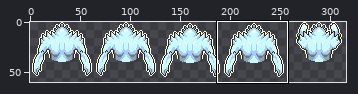
Sprite sheet, stored at resources/titan-ice_upper.png. Above: a wide view before the commit, with the close-up outlined.
Close-up. As it was:
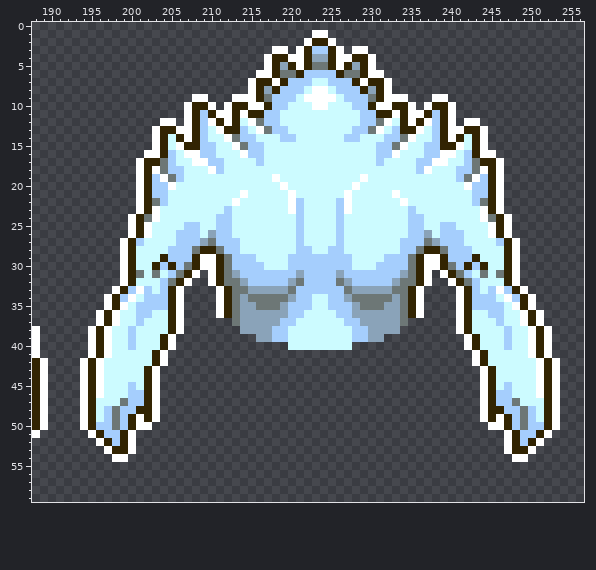
The file is 320x64 pixels. Shown: x 188..256, y 0..59. The wide view leaves out empty margins.
New version:
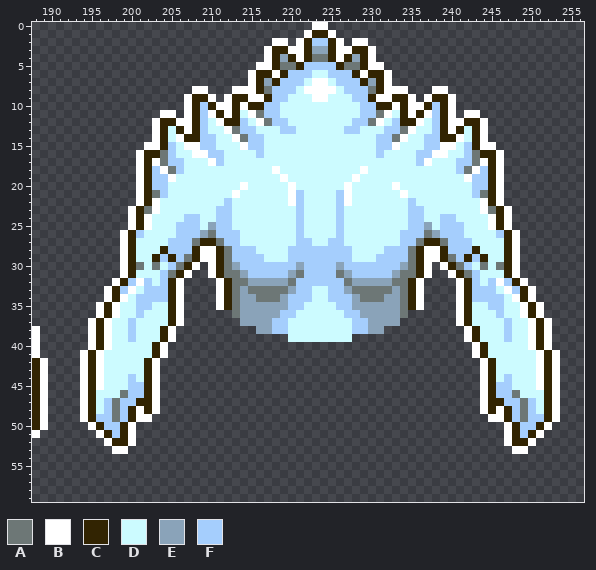
Palette (. is transparent): A #6d7776  B #ffffff  C #322402  D #ccfbff  E #8aa3b9  F #a5cefd
Author's note on the commit: More iterations on Titan animation routines
The edit:
@@ x 188..256 @@
- 0 .....................................................................
- 1 ...................................BB................................
- 2 ..................................BCCB...............................
- 3 ..............................BB.BCFFCB.BB...........................
- 4 .............................BCCBBCEECBBCCB..........................
- 5 .............................BCECBCAACBCECB..........................
- 6 ............................BBCAACFFFFCAACBB.........................
- 7 ...........................BCCBCFFFDDFFFCBCCB........................
- 8 ...........................BCECFFFDBBDFFFCECB........................
- 9 ....................BB...BBBCAFFFDBBBBDFFFACBBB...BB.................
-10 ...................BCCB.BCCBBCFFDDDBBDDDFFCBBCCB.BCCB................
-11 ...................BCFCBBCBCCFFDDDDDDDDDDFFCCBCBBCFCB................
-12 ................BB.BCFBCBCDBAFFDDDDDDDDDDFFABDCBCBFCB.BB.............
-13 ...............BCCBBCFDBCCFDBAFFDDDDDDDDFFABDFCCBDFCBBCCB............
-14 ...............BCDCBCFDDBAFFDDDFFDDDDDDFFDDDFFABDDFCBCDCB............
-15 ...............BCDBCCFFDDBAFFDDDDDDDDDDDDDDFFABDDFFCCBDCB............
-16 ..............BBCFDBBFFDDDBFFDDDDDDDDDDDDDDFFBDDDFFBBDFCBB...........
-17 .............BCCAFDDBBFFDDDDFDDDDDDDDDDDDDDFDDDDFFBBDDFACCB..........
-18 .............BCBAFFDDDBFDDDDDDDDDDDDDDDDDDDDDDDDFBDDDFFABCB..........
-19 .............BCFBAFDDDDDDDDDDDBDDDDDDDDDDBDDDDDDDDDDDFABFCB..........
-20 .............BCFFBDDDDDDDDDDDDDBDDDDDDDDBDDDDDDDDDDDDDBFFCB..........
-21 .............BCFFDDDDDDDDDBDDDDDBDDDDDDBDDDDDBDDDDDDDDDFFCB..........
-22 .............BCAFDDDDDDDDBDDDDDDBFDDDDFBDDDDDDBDDDDDDDDFACB..........
-23 .............BCBDDDDDDDDFDDDDDDDBFDDDDFBDDDDDDDFDDDDDDDDBCB..........
-24 ............BCABDDDDDDDFFDDDDDDDDFDDDDFDDDDDDDDFFDDDDDDDBACB.........
-25 ............BCBDDDDFFDDFFDDDDDDDDFDDDDFDDDDDDDDFFDDFFDDDDBCB.........
-26 ............BCBDDDFFFDEFFDDDDDDDDFDDDDFDDDDDDDDFFEDFFFDDDBCB.........
-27 ...........BCFDDDDFFFEAFFFDDDDDDDFDDDDFDDDDDDDFFFAEFFFDDDDFCB........
-28 ...........BCDDDDFFFACCAFFDDDDDDDFFDDFFDDDDDDDFFACCAFFFDDDDCB........
-29 ...........BCDDDCFFFCBBCAFFFDDDDFFFFFFFFDDDDFFFACBBCFFFCDDDCB........
-30 ...........BCDDCFCFACBBCAFFFFDDDFFFFFFFFDDDFFFFACBBCAFCFCDDCB........
-31 ...........BCADADFACB.BCAEFFFFFFFEFFFFEFFFFFFFEACB.BCAFDADACB........
-32 ...........BCDDDFACB..BCAAEFFFFFEAFFFFAEFFFFFEAACB..BCAFDDDCB........
-33 ..........BCFBFDFCB....BCAAEEEEEAFFFFFFAEEEEEAACB....BCFDFBFCB.......
-34 .........BCFBDFFFCB....BCAEAAAAAEFFDDFFEAAAAAEACB....BCFFFDBFCB......
-35 .........BCBDFFFFCB....BCAEEAAAEFFFDDFFFEAAAEEACB....BCFFFFDBCB......
-36 ........BCBDDFFDDCB....BCAEEEEEEFFDDDDFFEEEEEEACB....BCDDFFDDBCB.....
-37 ........BCBDDFDDDCB......AEEEEEFFDDDDDDFFEEEEEA......BCDDDFDDBCB.....
-38 B......BCBDDFDDDDCB.......EEEEFFDDDDDDDDFFEEEE.......BCDDDDFDDBCB....
-39 B......BCBDDFDDDCB..........EEFFDDDDDDDDFFEE..........BCDDDFDDBCB....
-40 B......BCBDDFDDDCB..............DDDDDDDD..............BCDDDFDDBCB....
-41 B......BCBDDDDDCB......................................BCDDDDDBCB....
-42 CB....BCBDDDDDDCB......................................BCDDDDDDBCB...
+ 0 ...................................BB................................
+ 1 ..................................BCCB...............................
+ 2 ..............................BB.BCFFCB.BB...........................
+ 3 .............................BCCBBCEECBBCCB..........................
+ 4 .............................BCECBCAACBCECB..........................
+ 5 ............................BBCAACFFFFCAACBB.........................
+ 6 ...........................BCCBCFFFDDFFFCBCCB........................
+ 7 ...........................BCECFFFDBBDFFFCECB........................
+ 8 ....................BB...BBBCAFFFDBBBBDFFFACBBB...BB.................
+ 9 ...................BCCB.BCCBBCFFDDDBBDDDFFCBBCCB.BCCB................
+10 ...................BCFCBBCBCCFFDDDDDDDDDDFFCCBCBBCFCB................
+11 ................BB.BCFBCBCDBAFFDDDDDDDDDDFFABDCBCBFCB.BB.............
+12 ...............BCCBBCFDBCCFDBAFFDDDDDDDDFFABDFCCBDFCBBCCB............
+13 ...............BCDCBCFDDBAFFDDDFFDDDDDDFFDDDFFABDDFCBCDCB............
+14 ...............BCDBCCFFDDBAFFDDDDDDDDDDDDDDFFABDDFFCCBDCB............
+15 ..............BBCFDBBFFDDDBFFDDDDDDDDDDDDDDFFBDDDFFBBDFCBB...........
+16 .............BCCAFDDBBFFDDDDFDDDDDDDDDDDDDDFDDDDFFBBDDFACCB..........
+17 .............BCBAFFDDDBFDDDDDDDDDDDDDDDDDDDDDDDDFBDDDFFABCB..........
+18 .............BCFBAFDDDDDDDDDDDBDDDDDDDDDDBDDDDDDDDDDDFABFCB..........
+19 .............BCFFBDDDDDDDDDDDDDBDDDDDDDDBDDDDDDDDDDDDDBFFCB..........
+20 .............BCFFDDDDDDDDDBDDDDDBDDDDDDBDDDDDBDDDDDDDDDFFCB..........
+21 .............BCAFDDDDDDDDBDDDDDDBFDDDDFBDDDDDDBDDDDDDDDFACB..........
+22 .............BCBDDDDDDDDFDDDDDDDBFDDDDFBDDDDDDDFDDDDDDDDBCB..........
+23 ............BCABDDDDDDDFFDDDDDDDDFDDDDFDDDDDDDDFFDDDDDDDBACB.........
+24 ............BCBDDDDFFDDFFDDDDDDDDFDDDDFDDDDDDDDFFDDFFDDDDBCB.........
+25 ............BCBDDDFFFDEFFDDDDDDDDFDDDDFDDDDDDDDFFEDFFFDDDBCB.........
+26 ...........BCFDDDDFFFEAFFFDDDDDDDFDDDDFDDDDDDDFFFAEFFFDDDDFCB........
+27 ...........BCDDDDFFFACCAFFDDDDDDDFFDDFFDDDDDDDFFACCAFFFDDDDCB........
+28 ...........BCDDDCFFFCBBCAFFFDDDDFFFFFFFFDDDDFFFACBBCFFFCDDDCB........
+29 ...........BCDDCFCFACBBCAFFFFDDDFFFFFFFFDDDFFFFACBBCAFCFCDDCB........
+30 ...........BCADADFACB.BCAEFFFFFFFEFFFFEFFFFFFFEACB.BCAFDADACB........
+31 ...........BCDDDFACB..BCAAEFFFFFEAFFFFAEFFFFFEAACB..BCAFDDDCB........
+32 ..........BCFBFDFCB....BCAAEEEEEAFFFFFFAEEEEEAACB....BCFDFBFCB.......
+33 .........BCFBDFFFCB....BCAEAAAAAEFFDDFFEAAAAAEACB....BCFFFDBFCB......
+34 .........BCBDFFFFCB....BCAEEAAAEFFFDDFFFEAAAEEACB....BCFFFFDBCB......
+35 ........BCBDDFFDDCB....BCAEEEEEEFFDDDDFFEEEEEEACB....BCDDFFDDBCB.....
+36 ........BCBDDFDDDCB......AEEEEEFFDDDDDDFFEEEEEA......BCDDDFDDBCB.....
+37 .......BCBDDFDDDDCB.......EEEEFFDDDDDDDDFFEEEE.......BCDDDDFDDBCB....
+38 B......BCBDDFDDDCB..........EEFFDDDDDDDDFFEE..........BCDDDFDDBCB....
+39 B......BCBDDFDDDCB..............DDDDDDDD..............BCDDDFDDBCB....
+40 B......BCBDDDDDCB......................................BCDDDDDBCB....
+41 B.....BCBDDDDDDCB......................................BCDDDDDDBCB...
+42 CB....BCBDDDDDCB........................................BCDDDDDBCB...
 43 CB....BCBDDDDDCB........................................BCDDDDDBCB...
-44 CB....BCBDDDDDCB........................................BCDDDDDBCB...
-45 CB....BCBDDDFDCB........................................BCDFDDDBCB...
-46 CB....BCBDDDFFCB........................................BCFFDDDBCB...
-47 CB....BCDDDAFFCB........................................BCFFADDDCB...
-48 CB....BCDFAFFCCB........................................BCCFFAFDCB...
-49 CB....BCDFAFCBCB........................................BCBCFAFDCB...
-50 CB....BCFFAFCBB..........................................BBCFAFFCB...
-51 B......BCFFCB..............................................BCFFCB....
-52 ........BCFCB..............................................BCFCB.....
-53 .........BCCB..............................................BCCB......
-54 ..........BB................................................BB.......
+44 CB....BCBDDDFDCB........................................BCDFDDDBCB...
+45 CB....BCBDDDFFCB........................................BCFFDDDBCB...
+46 CB....BCDDDAFFCB........................................BCFFADDDCB...
+47 CB....BCDFAFFCCB........................................BCCFFAFDCB...
+48 CB....BCDFAFCBCB........................................BCBCFAFDCB...
+49 CB....BCFFAFCBB..........................................BBCFAFFCB...
+50 CB.....BCFFCB..............................................BCFFCB....
+51 B.......BCFCB..............................................BCFCB.....
+52 .........BCCB..............................................BCCB......
+53 ..........BB................................................BB.......
+54 .....................................................................
 55 .....................................................................
